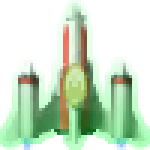
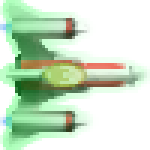
Layer changes from the first (150, 150) image to the second:
painted on "Pasted Layer" over [15,24,126,135]
painted on "shield hit frame 3" over [0,0,150,150]
painted on "glass" over [39,57,93,111]
painted on "stripes" over [15,15,135,135]
painted on "rear cap" over [9,54,99,141]
painted on "body2b" over [3,0,150,147]
painted on "jets copy" over [0,15,135,150]
